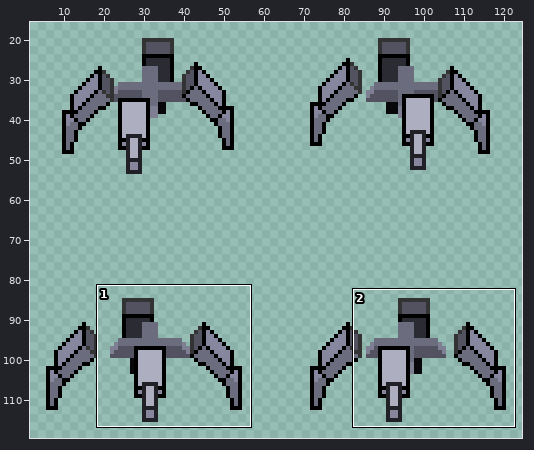
File history of a sprite sheet, Assets/Sprites/Enemies/SPDR Bot/Spdr Move.png. Above: a wide view before the commit, with the close-up outlined.
Close-up. Earlier state:
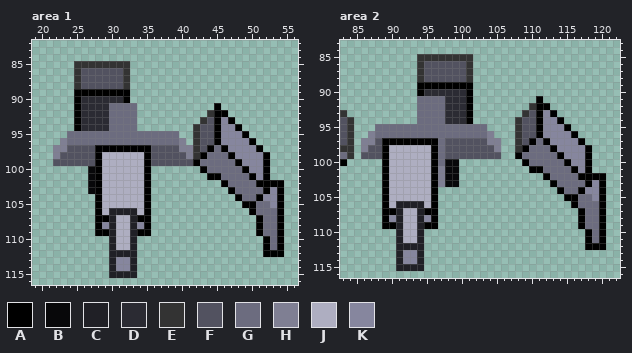
The file is 512x512 pixels, drawn in blocks of 4x4; one block is one cell here. Colours within 5 levels of each other are drawn and written as one. Shown: area 1: x 19..56, y 82..116; area 2: x 83..122, y 83..116. The wide view leaves out empty margins. The commit also changed other parts of the picture, which this record leaves out.
Palette (. is transparent): A #000000  B #08080a  C #202026  D #2b2b33  E #333333  F #525260  G #6c6c7f  H #7f7f93  J #aeaec1  K #86869e
Pixels before, area 1, first column x 22:
 85 ...EEEEEEEE......................
 86 ...EFFFFFFE......................
 87 ...EFFFFFFE......................
 88 ...EFFFFFFE......................
 89 ...AAAAAAAA......................
 90 ...ADDDDDDA......................
 91 ...ADDDDGGGG...........A.........
 92 ...ADDDDGGGG..........EAA........
 93 ...ADDDDGGGG.........EFAKA.......
 94 ...ADDDDGGGG........EFFAKKA......
 95 ..GGGGGGGGGGGGGGGG..EFFAKKKA.....
 96 .HGGGGGGGGGGGGGGGGH.EFFAKKKKA....
 97 HHFFFFAAAAAAAAFFFFHHEFAGAKKKKA...
 98 HFFFFFAJJJJJJAFFFFFHEAGGGAKKKKA..
 99 FFFFFFAJJJJJJAFFFFFFAGGGGGAKKKA..
100 .....BAJJJJJJA.......AGGGGGAKKA..
101 .....BAJJJJJJA........AAGGGGAKA..
102 .....BAJJJJJJA..........AGGGGAAAA
103 .....BAJJJJJJA...........AGGGGAKA
104 ......AJJJJJJA............AGGAKKA
105 ......AJJJJJJA.............AAGGKA
106 ......AJCCCCJA..............AGGGA
107 ......AACJJCAA...............AGGA
108 ......AKCJJCKA...............AGGA
109 ......AACJJCAA...............AGGA
110 ........CJJC..................AGA
111 ........CJJC..................AGA
112 ........CCCC..................AAA
113 ........CKKC.....................
114 ........CKKC.....................
115 ........CCCC.....................
Pixels before, area 2, first column x 83:
 85 ...........EEEEEEEE...................
 86 ...........EFFFFFFE...................
 87 ...........EFFFFFFE...................
 88 ...........EFFFFFFE...................
 89 ...........AAAAAAAA...................
 90 ...........ADDDDDDA...................
 91 ...........GGGGDDDA.........A.........
 92 ...........GGGGDDDA........EAA........
 93 E..........GGGGDDDA.......EFAKA.......
 94 FE.........GGGGDDDA......EFFAKKA......
 95 FE...GGGGGGGGGGGGGGGG....EFFAKKKA.....
 96 FE..HGGGGGGGGGGGGGGGGH...EFFAKKKKA....
 97 FE.HHFAAAAAAAAGFFFFFFHH..EFAGAKKKKA...
 98 EE.HFFAJJJJJJAGFFFFFFFH..EAGGGAKKKKA..
 99 GE.FFFAJJJJJJAGFFFFFFFF..AGGGGGAKKKA..
100 A.....AJJJJJJAGBB.........AGGGGGAKKA..
101 ......AJJJJJJAHBB..........AAGGGGAKA..
102 ......AJJJJJJAHBB............AGGGGAAAA
103 ......AJJJJJJAHBB.............AGGGGAKA
104 ......AJJJJJJA.................AGGAKKA
105 ......AJJJJJJA..................AAGGKA
106 ......AJCCCCJA...................AGGGA
107 ......AACJJCAA....................AGGA
108 ......AKCJJCKA....................AGGA
109 ......AACJJCAA....................AGGA
110 ........CJJC.......................AGA
111 ........CJJC.......................AGA
112 ........CCCC.......................AAA
113 ........CKKC..........................
114 ........CKKC..........................
115 ........CCCC..........................
Once edited:
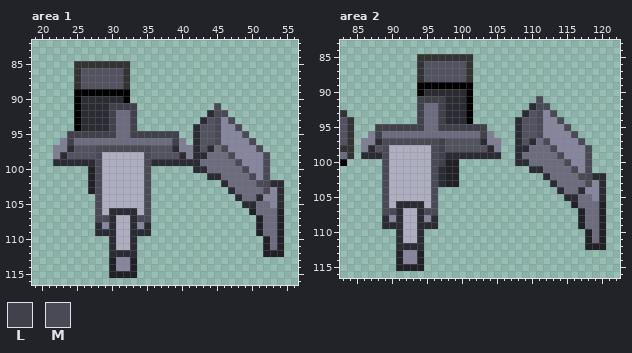
Colours new in this view: L #41414c  M #4a4a56
What changed:
Area 1:
y 91: x 30..33 GGGG -> LLLL; x 45 A -> M
y 92: x 30 G -> L; x 33 G -> L; x 44..46 EAA -> DMM
y 93: x 30 G -> L; x 33 G -> L; x 43 E -> D; x 45 A -> M; x 47 A -> M
y 94: x 30 G -> L; x 33 G -> L; x 42 E -> D; x 45 A -> M; x 48 A -> M
y 95: x 24..30 GGGGGGG -> LLLLLLL; x 33..39 GGGGGGG -> LLLLLLL; x 42 E -> D; x 45 A -> M; x 49 A -> M
y 96: x 24 G -> L; x 39 G -> L; x 42 E -> D; x 45 A -> M; x 50 A -> M
y 97: x 24 F -> D; x 28..35 AAAAAAAA -> MMMMMMMM; x 39 F -> D; x 42 E -> D; x 44 A -> D; x 46 A -> M; x 51 A -> M
y 98: x 23 F -> D; x 28 A -> M; x 35 A -> M; x 40 F -> D; x 42..43 EA -> DD; x 47 A -> M; x 52 A -> M
y 99: x 22..28 FFFFFFA -> DDDDDDM; x 35..42 AFFFFFFA -> MDDDDDDD; x 48 A -> M; x 52 A -> M
y 100: x 27..28 BA -> CM; x 35 A -> M; x 42..43 .A -> DD; x 49 A -> M; x 52 A -> M
y 101: x 27..28 BA -> CM; x 35 A -> M; x 44..45 AA -> DD; x 50 A -> M; x 52 A -> M
y 102: x 27..28 BA -> CM; x 35 A -> M; x 46 A -> D; x 51..54 AAAA -> MMDD
y 103: x 27..28 BA -> CM; x 35 A -> M; x 47 A -> D; x 52 A -> M; x 54 A -> D
y 104: x 28 A -> M; x 35 A -> M; x 48 A -> D; x 51 A -> D; x 54 A -> D
y 105: x 28 A -> M; x 35 A -> M; x 49..50 AA -> DD; x 54 A -> D
y 106: x 28 A -> M; x 30..33 CCCC -> DDDD; x 35 A -> M; x 50 A -> C; x 54 A -> C
y 107: x 28..30 AAC -> MMD; x 33..35 CAA -> DMM; x 51 A -> C; x 54 A -> C
y 108: x 28 A -> D; x 30 C -> D; x 33 C -> D; x 35 A -> D; x 51 A -> C; x 54 A -> C
y 109: x 28..30 AAC -> DDD; x 33..35 CAA -> DDD; x 51 A -> C; x 54 A -> C
y 110..111: x 30 C -> D; x 33 C -> D; x 52 A -> C; x 54 A -> C
y 112: x 30..33 CCCC -> DDDD; x 52..54 AAA -> CCC
Area 2:
y 91: x 94..97 GGGG -> LLLL; x 111 A -> M
y 92: x 94 G -> L; x 97 G -> L; x 110..112 EAA -> DMM
y 93: x 94 G -> L; x 97 G -> L; x 109 E -> D; x 111 A -> M; x 113 A -> M
y 94: x 94 G -> L; x 97 G -> L; x 108 E -> D; x 111 A -> M; x 114 A -> M
y 95: x 88..94 GGGGGGG -> LLLLLLL; x 97..103 GGGGGGG -> LLLLLLL; x 108 E -> D; x 111 A -> M; x 115 A -> M
y 96: x 88 G -> L; x 103 G -> L; x 108 E -> D; x 111 A -> M; x 116 A -> M
y 97: x 88..97 FAAAAAAAAG -> DMMMMMMMML; x 103 F -> D; x 108 E -> D; x 110 A -> D; x 112 A -> M; x 117 A -> M
y 98: x 87 F -> D; x 89 A -> M; x 96..97 AG -> ML; x 104 F -> D; x 108..109 EA -> DD; x 113 A -> M; x 118 A -> M
y 99: x 86..89 FFFA -> DDDM; x 96..105 AGFFFFFFFF -> MLDDDDDDDD; x 108 A -> D; x 114 A -> M; x 118 A -> M
y 100: x 89 A -> M; x 96..99 AGBB -> MLCC; x 108..109 .A -> DD; x 115 A -> M; x 118 A -> M
y 101: x 89 A -> M; x 96..99 AHBB -> MDCC; x 110..111 AA -> DD; x 116 A -> M; x 118 A -> M
y 102: x 89 A -> M; x 96..99 AHBB -> MDCC; x 112 A -> D; x 117..120 AAAA -> MMDD
y 103: x 89 A -> M; x 96..99 AHBB -> MDCC; x 113 A -> D; x 118 A -> M; x 120 A -> D
y 104: x 89 A -> M; x 96 A -> M; x 114 A -> D; x 117 A -> D; x 120 A -> D
y 105: x 89 A -> M; x 96 A -> M; x 115..116 AA -> DD; x 120 A -> D
y 106: x 89 A -> M; x 91..94 CCCC -> DDDD; x 96 A -> M; x 116 A -> C; x 120 A -> C
y 107: x 89..91 AAC -> MMD; x 94..96 CAA -> DMM; x 117 A -> C; x 120 A -> C
y 108: x 89 A -> D; x 91 C -> D; x 94 C -> D; x 96 A -> D; x 117 A -> C; x 120 A -> C
y 109: x 89..91 AAC -> DDD; x 94..96 CAA -> DDD; x 117 A -> C; x 120 A -> C
y 110..111: x 91 C -> D; x 94 C -> D; x 118 A -> C; x 120 A -> C
y 112: x 91..94 CCCC -> DDDD; x 118..120 AAA -> CCC
